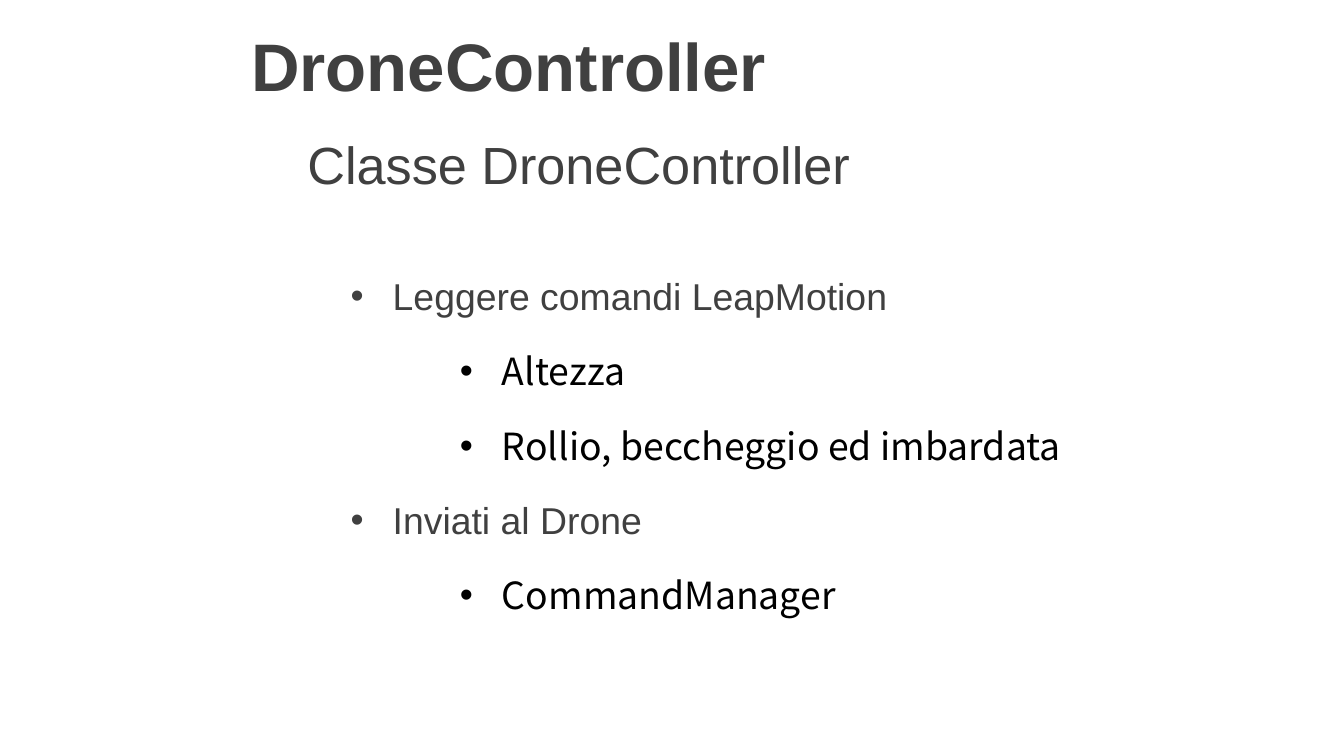
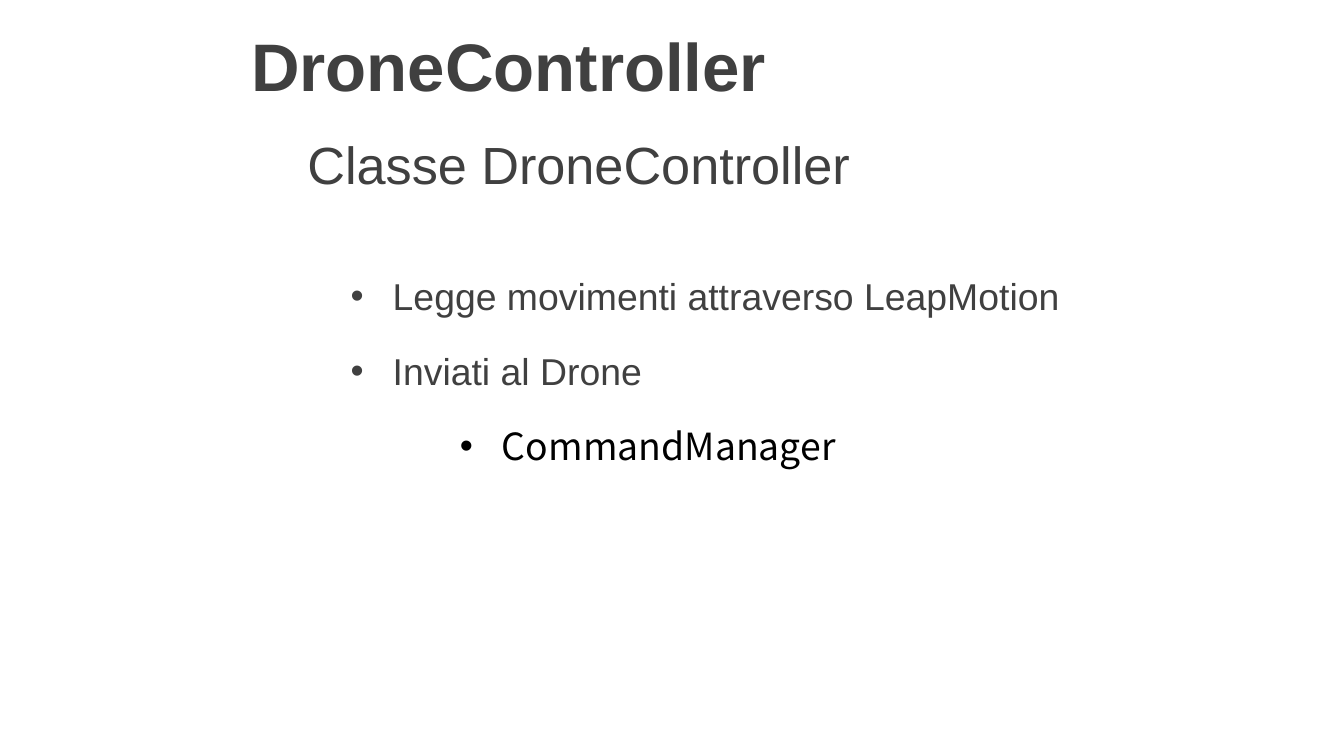
Before and after one commit to LuMug/DroneControlSystem, a slide deck: slide 17 of docs/Presentazione.pptx (slide 23 before the commit). Drawn at 1344x756 pixels with LibreOffice and Linux fonts; fonts in the diff are those of the drawing; background and template pictures are left out. Boxes give left, top, right and bottom in pixels: in the first picture for what was removed or moved away, otherwise in the second. Text is boxed around its words. In the diff, an @@ line names an element or a change of style, - is before the commit and + after.

```diff
--- a/docs/Presentazione.pptx
+++ b/docs/Presentazione.pptx
@@ text at (x1=393, y1=283, x2=1059, y2=318): text changed; font Noto Sans CJK KR to Arial; text colour #000000 to #404040 @@
-• Leggere comandi LeapMotion
-  • Altezza
-  • Rollio, beccheggio ed imbardata
+• Legge movimenti attraverso LeapMotion
```
Also in this commit, not shown: 6 other slides changed, 2 slides added, 8 slides removed.
